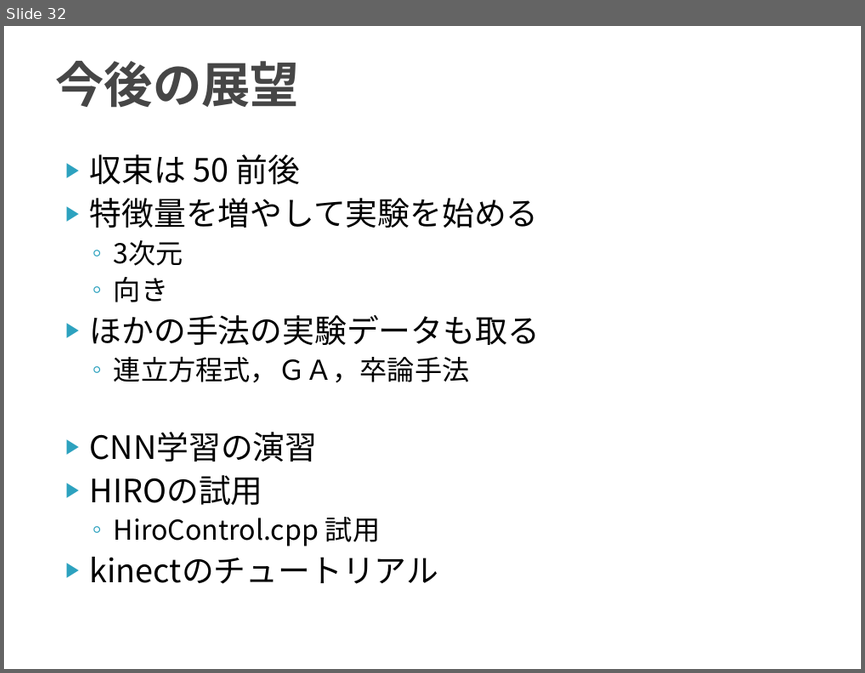
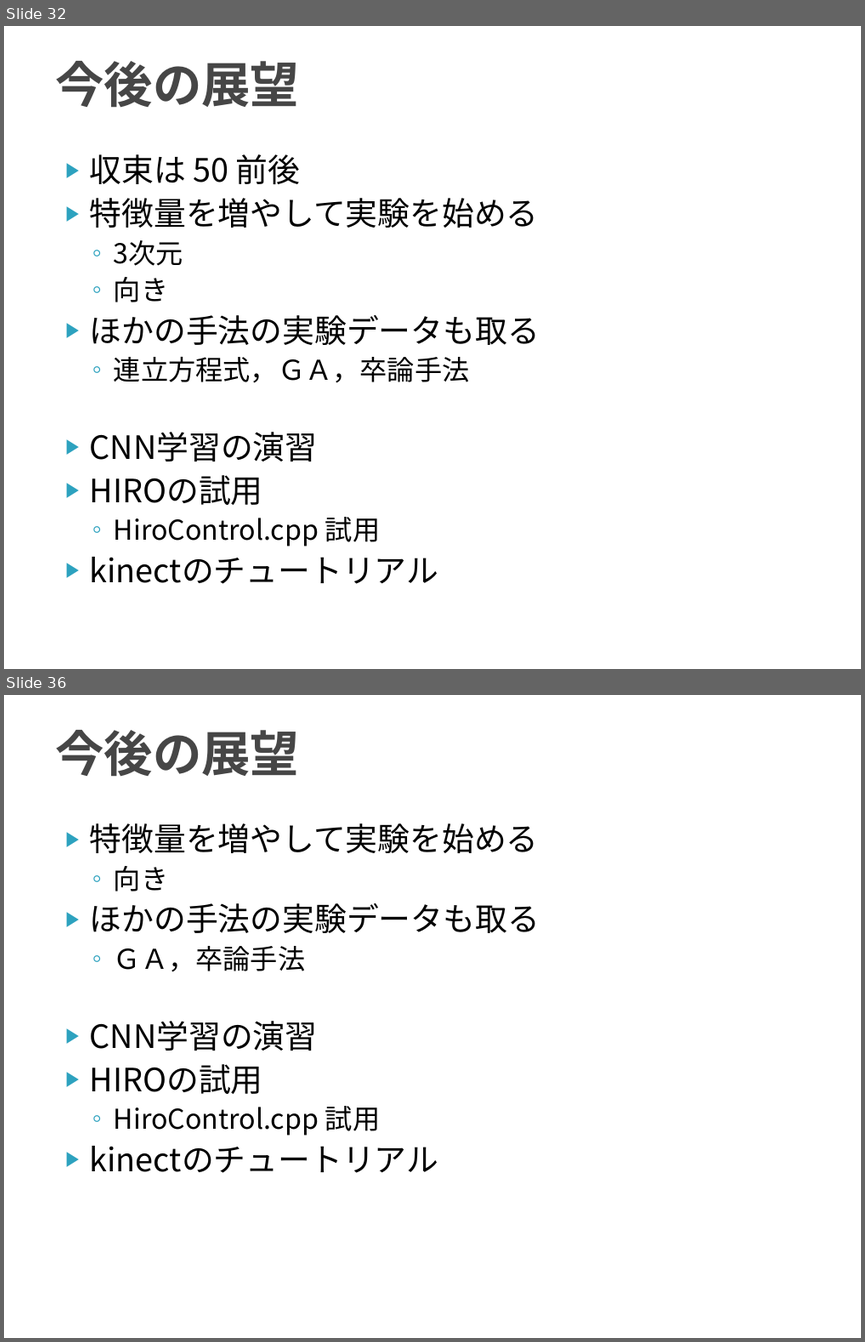
Before and after one commit to TetsuyaKomota/GitforEclipseTest, a slide deck: IntentionLearning_v2/slide/discussion2016.pptx. Shown one above the other, each under a label of ours: slide 32 before the commit, slides 32 and 36 after it; the slides between them are not shown. The pictures are 865x673 and 865x1342 pixels, drawn with LibreOffice and Linux fonts; fonts in the diff are those of the drawing. Boxes give left, top, right and bottom in pixels: in the first picture for what was removed or moved away, otherwise in the second. Text is boxed around its words. In the diff, an @@ line names an element or a change of style, - is before the commit and + after.

Commit message:
データ整理＆スライド更新． 20160425さすがに頻繁に使いまくってるしもうちょっときれいに書き直しておこうかな

```diff
--- a/IntentionLearning_v2/slide/discussion2016.pptx
+++ b/IntentionLearning_v2/slide/discussion2016.pptx
@@ slide 36 added at (4,695,861,1338), background #FFFFFF @@
@@ title added at (55,730,299,777), 41 pt, text #464646, bold @@
+今後の展望
@@ text added at (90,823,540,1173), 27 pt, text #000000 @@
+▶ 特徴量を増やして実験を始める
+  ◦ 向き
+▶ ほかの手法の実験データも取る
+  ◦ ＧＡ，卒論手法
+▶ CNN学習の演習
+▶ HIROの試用
+  ◦ HiroControl.cpp 試用
+▶ kinectのチュートリアル
```
Also in this commit, not shown: 3 other slides added, 6 other files.
